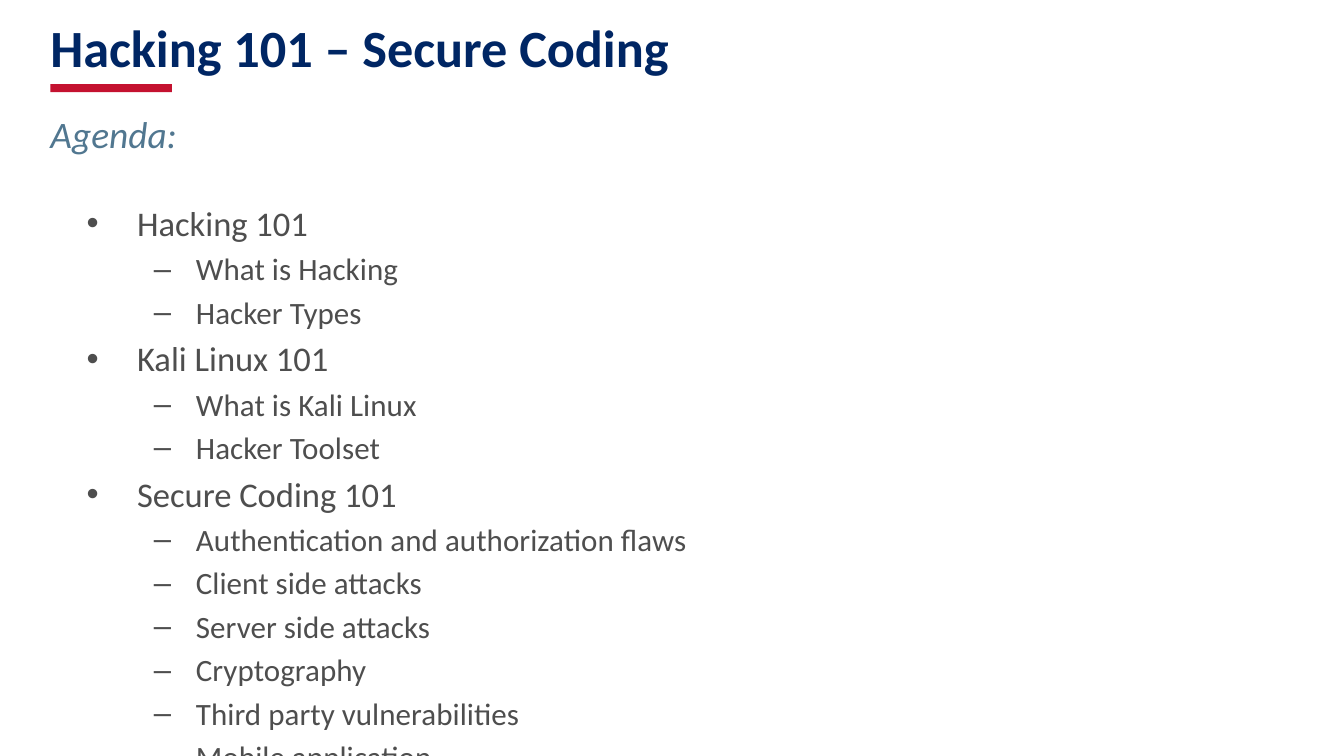
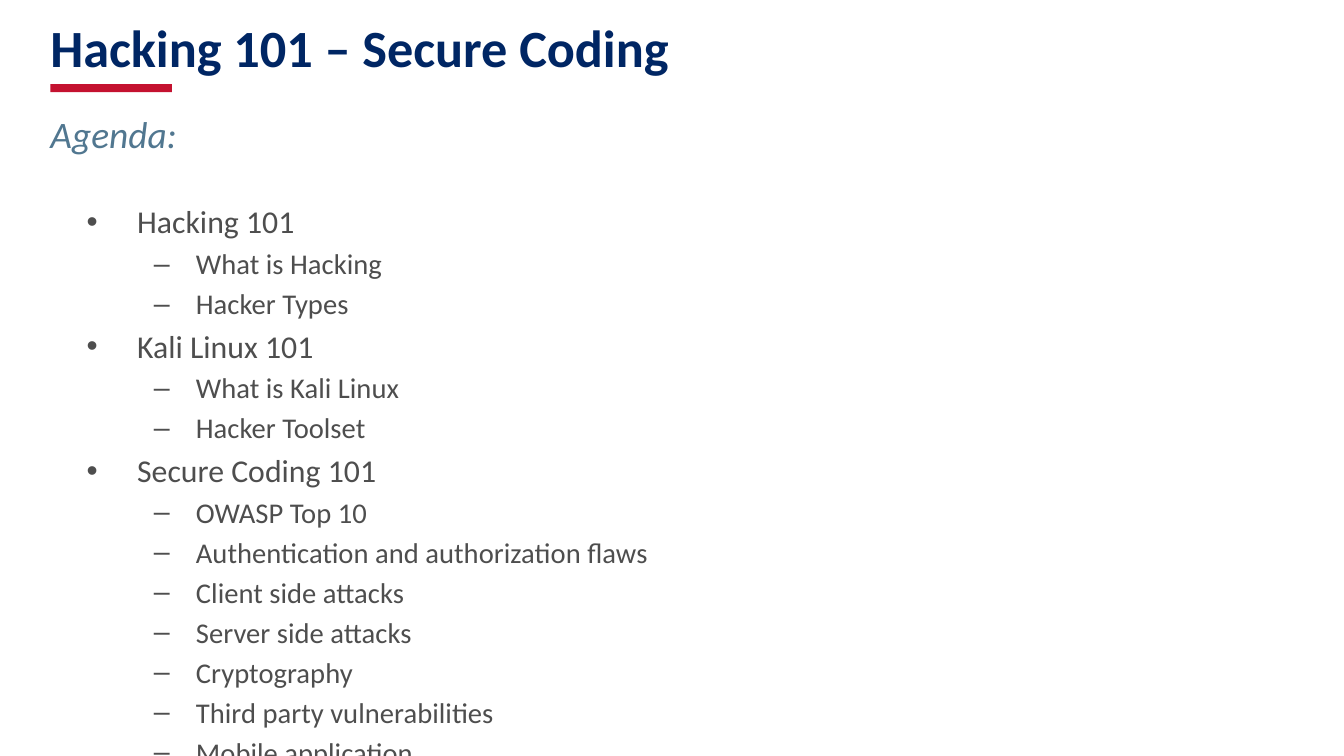
Before and after one commit to pietermyb/securecoding, a slide deck: slide 2 of EOH MC - Hacking 101 - Secure Coding.pptx. Drawn at 1344x756 pixels with LibreOffice and Linux fonts; fonts in the diff are those of the drawing; background and template pictures are left out. Boxes give left, top, right and bottom in pixels: in the first picture for what was removed or moved away, otherwise in the second. Text is boxed around its words. In the diff, an @@ line names an element or a change of style, - is before the commit and + after.

```diff
--- a/EOH MC - Hacking 101 - Secure Coding.pptx
+++ b/EOH MC - Hacking 101 - Secure Coding.pptx
@@ text at [137, 211, 647, 728]: size 18.5 to 17 pt in "Hacking 101", "Kali Linux 101", "Secure Coding 101"; size 16.6 to 15.3 pt in "What is Hacking", "Hacker Types", "What is Kali Linux", "Hacker Toolset" and 6 more places @@
@@ text at [196, 504, 367, 528]: paragraph added @@
+  – OWASP Top 10
```
Also in this commit, not shown: 1 other slide changed, 1 slide added.
